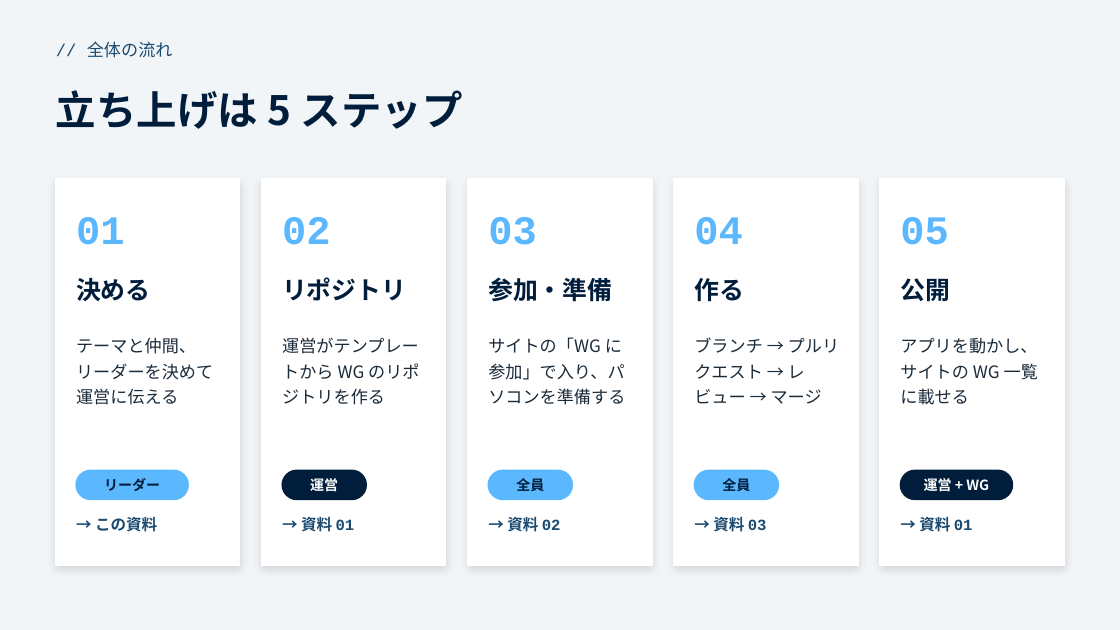
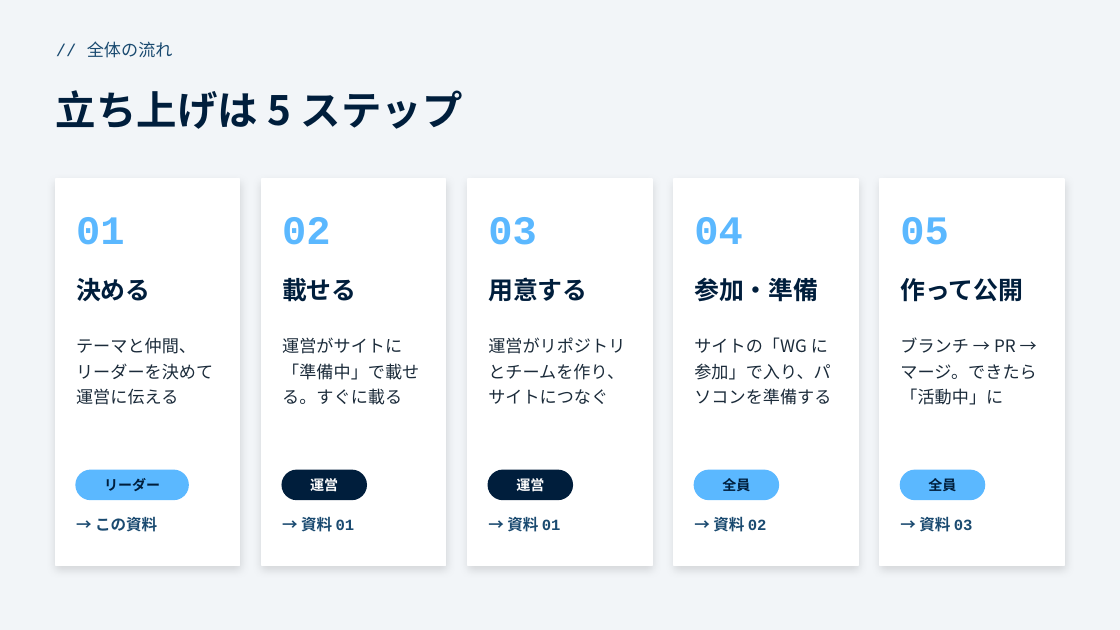
Before and after one commit to funITclub/homepage, a slide deck: slide 2 of docs/WG立ち上げガイド/00_概要.pptx. Drawn at 1120x630 pixels with LibreOffice and Linux fonts; fonts in the diff are those of the drawing. Boxes give left, top, right and bottom in pixels: in the first picture for what was removed or moved away, otherwise in the second. Text is boxed around its words. In the diff, an @@ line names an element or a change of style, - is before the commit and + after.

```diff
--- a/docs/WG立ち上げガイド/00_概要.pptx
+++ b/docs/WG立ち上げガイド/00_概要.pptx
@@ text at (282,278,356,302): text changed @@
-リポジトリ
+載せる
@@ text at (488,277,587,301): text changed @@
-参加・準備
+用意する
@@ text at (694,277,818,302): text changed @@
-作る
+参加・準備
@@ text at (900,278,1023,302): text changed @@
-公開
+作って公開
@@ text at (282,337,419,405): text changed @@
-運営がテンプレートから WG のリポジトリを作る
+運営がサイトに「準備中」で載せる。すぐに載る
@@ text at (488,337,625,404): text changed @@
-サイトの「WG に参加」で入り、パソコンを準備する
+運営がリポジトリとチームを作り、サイトにつなぐ
@@ text at (694,337,831,405): text changed @@
-ブランチ → プルリクエスト → レビュー → マージ
+サイトの「WG に参加」で入り、パソコンを準備する
@@ text at (900,337,1036,405): text changed @@
-アプリを動かし、サイトの WG 一覧に載せる
+ブランチ → PR → マージ。できたら「活動中」に
@@ rounded rectangle at (488,470,572,500): fill #5BB8FF to #001E3C; outline #5BB8FF 1 pt to #001E3C 1 pt @@
@@ text at (516,476,544,494): text changed; text colour #001E3C to #FFFFFF @@
-全員
+運営
@@ rounded rectangle: place and size @@
-rounded rectangle at (900,470,1012,500)
+rounded rectangle at (900,470,984,500)
@@ rounded rectangle at (900,470,984,500): fill #001E3C to #5BB8FF; outline #001E3C 1 pt to #5BB8FF 1 pt @@
@@ text at (928,478,956,491): text changed; text colour #FFFFFF to #001E3C @@
-運営 + WG
+全員
@@ text at (507,517,561,532): text changed @@
-→ 資料 02
+→ 資料 01
@@ text at (919,517,973,532): text changed @@
-→ 資料 01
+→ 資料 03
```
Also in this commit, not shown: 1 other slide changed, 4 other files.
